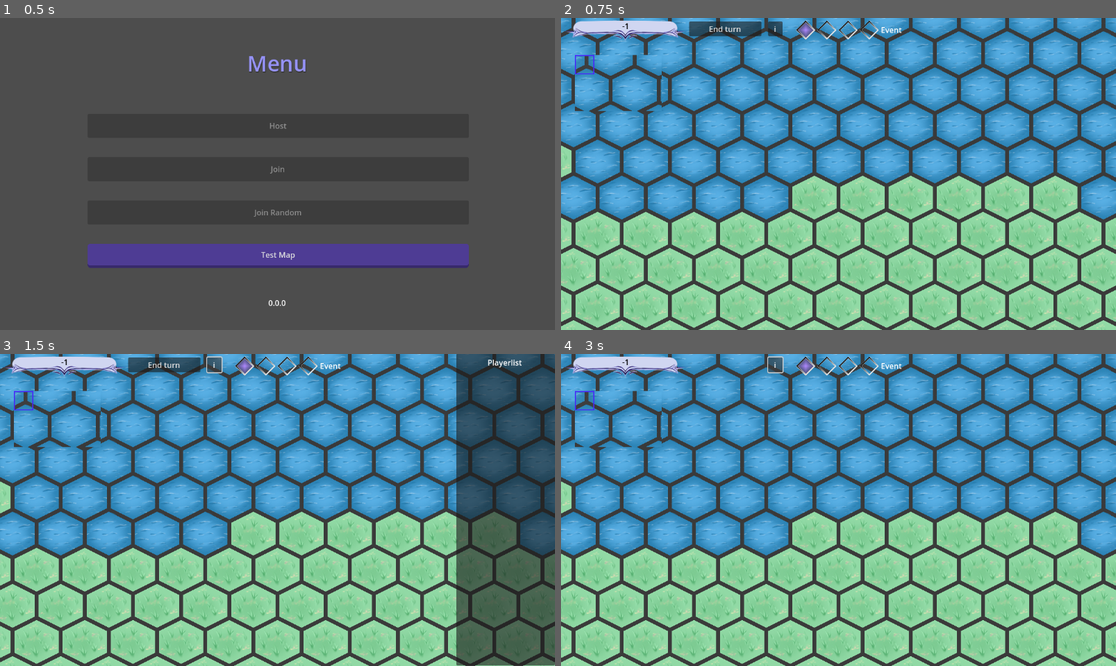
Above: before the commit, frames 1-4 (two rows, left to right).
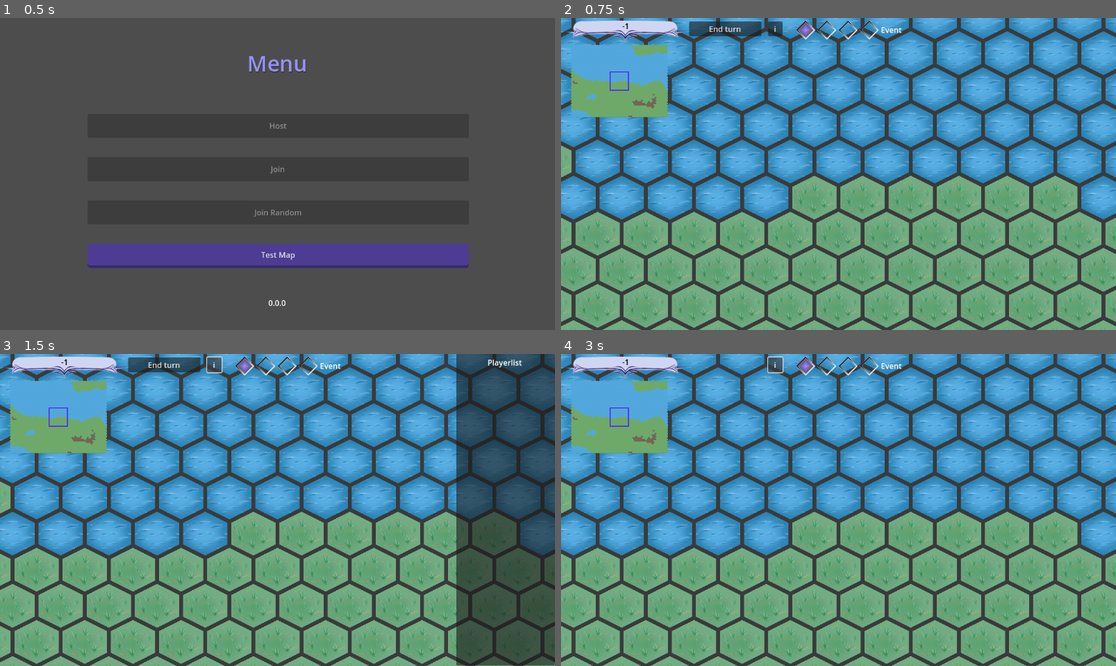
Above: after the commit, the same moments.

Repository: DragonCat4012/Shyv_Game
Game: Godot game, scene res://Scenes/menu.tscn
The game is run twice, just before and just after one commit, with the same random seed, the same clock (stepped at 60 frames per second) and the same inputs.
Inputs:
- Up to frame 1 (0.5 s): no input
- Up to frame 2 (0.75 s): click "Test Map" at 0.5 s
- Up to frame 3 (1.5 s): click "i" at 1.25 s
- Up to frame 4 (3 s): click "End turn" at 2 s; click "i" at 2.75 s

Frame 1 is identical in both runs. In frame 2, 39% of the frame differs, in the area x 0-100%, y 1-100%; in frame 3, 32%; in frame 4, 39%.
Error in both runs: Invalid access to property or key 'assignedID' on a base object of type 'Nil'. (res://Scenes/Overlays/PhaseManager.gd:6)

Commit message:
Add minimap

Diff:
--- /dev/null
+++ b/Graphics/map_mini.tres
@@ -0,0 +1,82 @@
+[gd_resource type="TileSet" load_steps=3 format=3 uid="uid://cbyt82wxj56is"]
+
+[ext_resource type="Texture2D" uid="uid://b3pobrte6wkx7" path="res://Graphics/Map/TileMapMini.png" id="1_h3u7i"]
+
+[sub_resource type="TileSetAtlasSource" id="TileSetAtlasSource_si37h"]
+texture = ExtResource("1_h3u7i")
+texture_region_size = Vector2i(100, 100)
+0:0/0 = 0
+1:0/0 = 0
+2:0/0 = 0
+3:0/0 = 0
+4:0/0 = 0
+0:1/0 = 0
+1:1/0 = 0
+2:1/0 = 0
+3:1/0 = 0
+4:1/0 = 0
+0:2/0 = 0
+1:2/0 = 0
+2:2/0 = 0
+3:2/0 = 0
+4:2/0 = 0
+0:3/0 = 0
+1:3/0 = 0
+2:3/0 = 0
+3:3/0 = 0
+4:3/0 = 0
+6:0/0 = 0
+7:0/0 = 0
+8:0/0 = 0
+9:0/0 = 0
+6:1/0 = 0
+7:1/0 = 0
+8:1/0 = 0
+9:1/0 = 0
+6:2/0 = 0
+7:2/0 = 0
+8:2/0 = 0
+9:2/0 = 0
+6:3/0 = 0
+7:3/0 = 0
+8:3/0 = 0
+9:3/0 = 0
+0:5/0 = 0
+2:5/0 = 0
+3:5/0 = 0
+0:6/0 = 0
+0:7/0 = 0
+1:7/0 = 0
+2:7/0 = 0
+3:7/0 = 0
+4:7/0 = 0
+0:8/0 = 0
+1:8/0 = 0
+2:8/0 = 0
+3:8/0 = 0
+4:8/0 = 0
+2:4/0 = 0
+3:4/0 = 0
+4:4/0 = 0
+5:2/0 = 0
+5:3/0 = 0
+5:0/0 = 0
+5:1/0 = 0
+0:4/0 = 0
+1:4/0 = 0
+5:4/0 = 0
+6:4/0 = 0
+7:4/0 = 0
+8:4/0 = 0
+9:4/0 = 0
+1:5/0 = 0
+4:5/0 = 0
+1:6/0 = 0
+2:6/0 = 0
+3:6/0 = 0
+4:6/0 = 0
+
+[resource]
+tile_shape = 3
+tile_size = Vector2i(100, 100)
+sources/1 = SubResource("TileSetAtlasSource_si37h")
--- a/Scenes/Game/Camera2D.gd
+++ b/Scenes/Game/Camera2D.gd
@@ -5,6 +5,7 @@
 
 var dragging = false
 const maxDraggingVal = 2500
+const maxDraggingValY = 2000
 
 func _input(event):
 	if event.is_action("drag"):
@@ -22,11 +23,11 @@
 		if position.x < -maxDraggingVal:
 			position.x = -maxDraggingVal
 
-		if position.y > maxDraggingVal:
-			position.y = maxDraggingVal
-		if position.y < -maxDraggingVal:
-			position.y = -maxDraggingVal
+		if position.y > maxDraggingValY:
+			position.y = maxDraggingValY
+		if position.y < -maxDraggingValY:
+			position.y = -maxDraggingValY
 
-		%Minimap.updateRect(position)
+		%Minimap.update_minimap_focus(position)
 
 	#print(zoom)
--- a/Scenes/Game/Minimap.gd
+++ b/Scenes/Game/Minimap.gd
@@ -4,12 +4,12 @@
 @onready var sub_viewport = $".."
 
 func _ready():
-	pass
+	var frame  = sub_viewport.get_visible_rect()
+	position = frame.position +  Vector2(frame.size.x/2, frame.size.y/2)
 
-func updateRect(pos):
-	print(pos)
-	var x  = sub_viewport.get_visible_rect()
-	print(x)
+func update_minimap_focus(cameraPosition): # max x = 2500, min x = -2500
+	# Translate camera to map, then scale?
+	focus.position = (cameraPosition + Vector2(2500, 1800))  /28
 
 func _generate_world(): # TODO: move pls
 	var width = map_node.width
--- a/Scenes/Game/map.tscn
+++ b/Scenes/Game/map.tscn
@@ -1,6 +1,7 @@
-[gd_scene load_steps=16 format=3 uid="uid://7j7no5evfsjn"]
+[gd_scene load_steps=17 format=3 uid="uid://7j7no5evfsjn"]
 
 [ext_resource type="Script" path="res://Scenes/Game/MapScene.gd" id="1_jltnr"]
+[ext_resource type="TileSet" uid="uid://cbyt82wxj56is" path="res://Graphics/map_mini.tres" id="2_qsvb2"]
 [ext_resource type="Script" path="res://Scenes/Game/Camera2D.gd" id="3_nnm0c"]
 [ext_resource type="TileSet" uid="uid://bly1nmde8eksv" path="res://Graphics/map.tres" id="3_tbyt8"]
 [ext_resource type="Texture2D" uid="uid://f2ambigpxlwv" path="res://Graphics/Overlays/corner.png" id="4_0ip84"]
@@ -219,27 +220,39 @@
 
 [node name="SubViewportContainer" type="SubViewportContainer" parent="Camera2D/Control"]
 layout_mode = 0
-offset_left = 28.0
-offset_top = 78.0
-offset_right = 208.0
-offset_bottom = 194.0
+offset_left = 11.0
+offset_top = 52.0
+offset_right = 228.0
+offset_bottom = 211.0
 stretch = true
 
 [node name="SubViewport" type="SubViewport" parent="Camera2D/Control/SubViewportContainer"]
 transparent_bg = true
-size = Vector2i(180, 116)
+handle_input_locally = false
+size = Vector2i(217, 159)
 size_2d_override_stretch = true
+render_target_update_mode = 4
 
 [node name="Minimap" type="TileMap" parent="Camera2D/Control/SubViewportContainer/SubViewport"]
 unique_name_in_owner = true
 position = Vector2(574, 324)
-tile_set = ExtResource("3_tbyt8")
+scale = Vector2(0.04, 0.04)
+tile_set = ExtResource("2_qsvb2")
 format = 2
 script = ExtResource("11_u4x2y")
 
 [node name="Focus" type="Panel" parent="Camera2D/Control/SubViewportContainer/SubViewport"]
-offset_right = 40.0
-offset_bottom = 40.0
+anchors_preset = 8
+anchor_left = 0.5
+anchor_top = 0.5
+anchor_right = 0.5
+anchor_bottom = 0.5
+offset_left = -20.0
+offset_top = -20.0
+offset_right = 20.0
+offset_bottom = 20.0
+grow_horizontal = 2
+grow_vertical = 2
 theme_override_styles/panel = SubResource("StyleBoxFlat_tusgc")
 
 [connection signal="gui_input" from="Camera2D/Control" to="." method="_on_control_gui_input"]
Binary file changed: Graphics/Map/TileMap.png
Binary file added: Graphics/Map/TileMapMini.png
Not shown, added: Graphics/Map/TileMapMini.png.import
Binary file changed: Graphics/Overlays/corner.png
